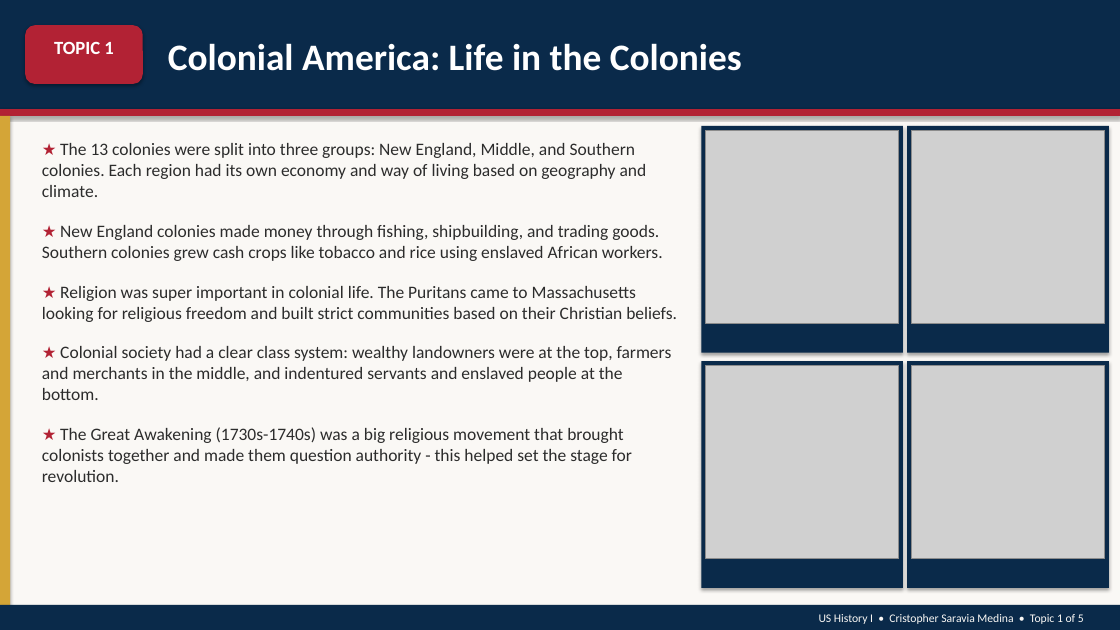
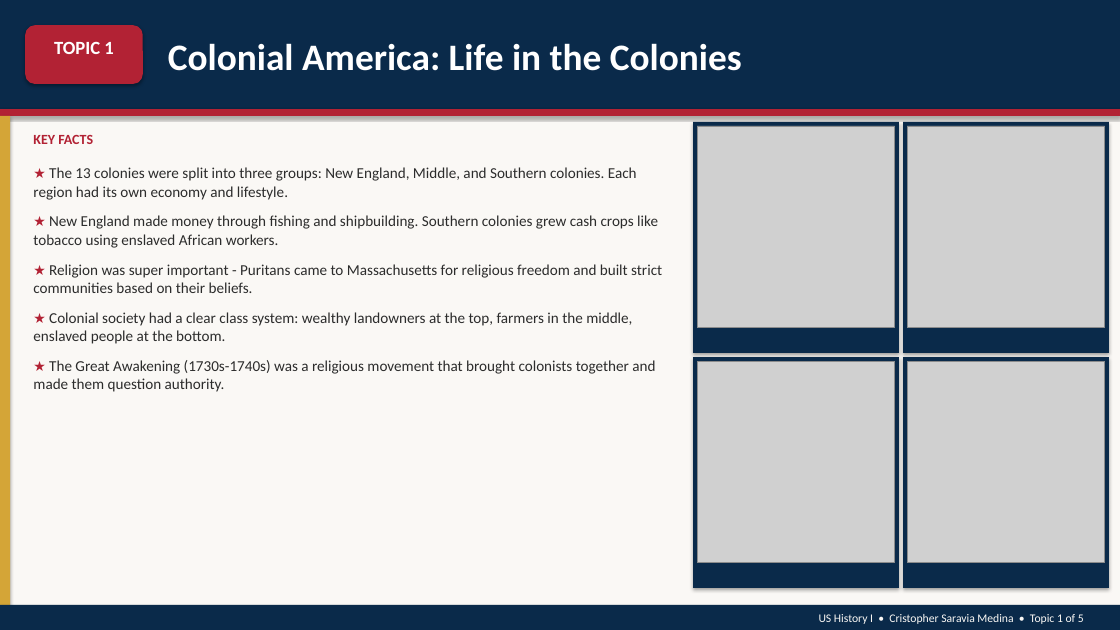
Before and after one commit to Damnbebo/nextsett, a slide deck: slide 2 of US_History_Final_Project_Cristopher_Saravia_Medina.pptx. Drawn at 1120x630 pixels with LibreOffice and Linux fonts; fonts in the diff are those of the drawing; grey boxes stand for pictures. Boxes give left, top, right and bottom in pixels: in the first picture for what was removed or moved away, otherwise in the second. Text is boxed around its words. In the diff, an @@ line names an element or a change of style, - is before the commit and + after.

```diff
--- a/US_History_Final_Project_Cristopher_Saravia_Medina.pptx
+++ b/US_History_Final_Project_Cristopher_Saravia_Medina.pptx
@@ text added at (33, 135, 93, 144), 12 pt, text #B22234, bold @@
+KEY FACTS
@@ rectangle: place and size @@
-rectangle at (702, 126, 903, 353)
+rectangle at (693, 122, 899, 353)
@@ picture: place and size @@
-picture at (706, 130, 899, 323)
+picture at (697, 126, 895, 328)
@@ rectangle: place and size @@
-rectangle at (907, 126, 1109, 353)
+rectangle at (903, 122, 1109, 353)
@@ picture: place and size @@
-picture at (912, 130, 1105, 323)
+picture at (907, 126, 1105, 328)
@@ text at (33, 167, 662, 392): text changed; size 15 to 13 pt @@
-★ The 13 colonies were split into three groups: New England, Middle, and Southern colonies. Each region had its own economy and way of living based on geography and climate.
-★ New England colonies made money through fishing, shipbuilding, and trading goods. Southern colonies grew cash crops like tobacco and rice using enslaved African workers.
-★ Religion was super important in colonial life. The Puritans came to Massachusetts looking for religious freedom and built strict communities based on their Christian beliefs.
-★ Colonial society had a clear class system: wealthy landowners were at the top, farmers and merchants in the middle, and indentured servants and enslaved people at the bottom.
-★ The Great Awakening (1730s-1740s) was a big religious movement that brought colonists together and made them question authority - this helped set the stage for revolution.
+★ The 13 colonies were split into three groups: New England, Middle, and Southern colonies. Each region had its own economy and lifestyle.
+★ New England made money through fishing and shipbuilding. Southern colonies grew cash crops like tobacco using enslaved African workers.
+★ Religion was super important - Puritans came to Massachusetts for religious freedom and built strict communities based on their beliefs.
+★ Colonial society had a clear class system: wealthy landowners at the top, farmers in the middle, enslaved people at the bottom.
+★ The Great Awakening (1730s-1740s) was a religious movement that brought colonists together and made them question authority.
@@ rectangle: place and size @@
-rectangle at (702, 361, 903, 588)
+rectangle at (693, 357, 899, 588)
@@ rectangle: place and size @@
-rectangle at (907, 361, 1109, 588)
+rectangle at (903, 357, 1109, 588)
@@ picture: place and size @@
-picture at (706, 365, 899, 559)
+picture at (697, 361, 895, 563)
@@ picture: place and size @@
-picture at (912, 365, 1105, 559)
+picture at (907, 361, 1105, 563)
```
Also in this commit, not shown: 5 other slides changed, 5 slides added, 1 other file.
